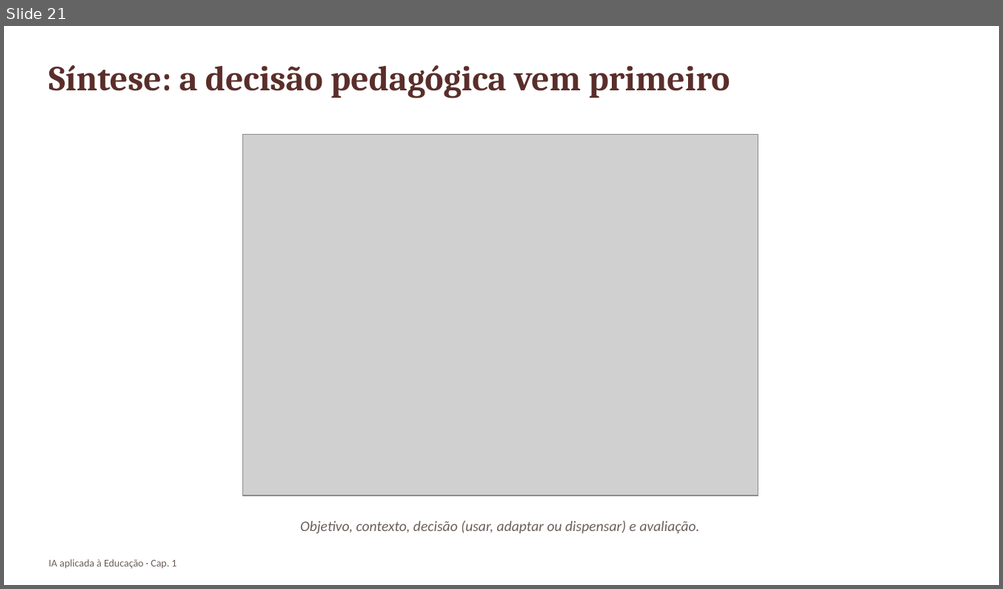
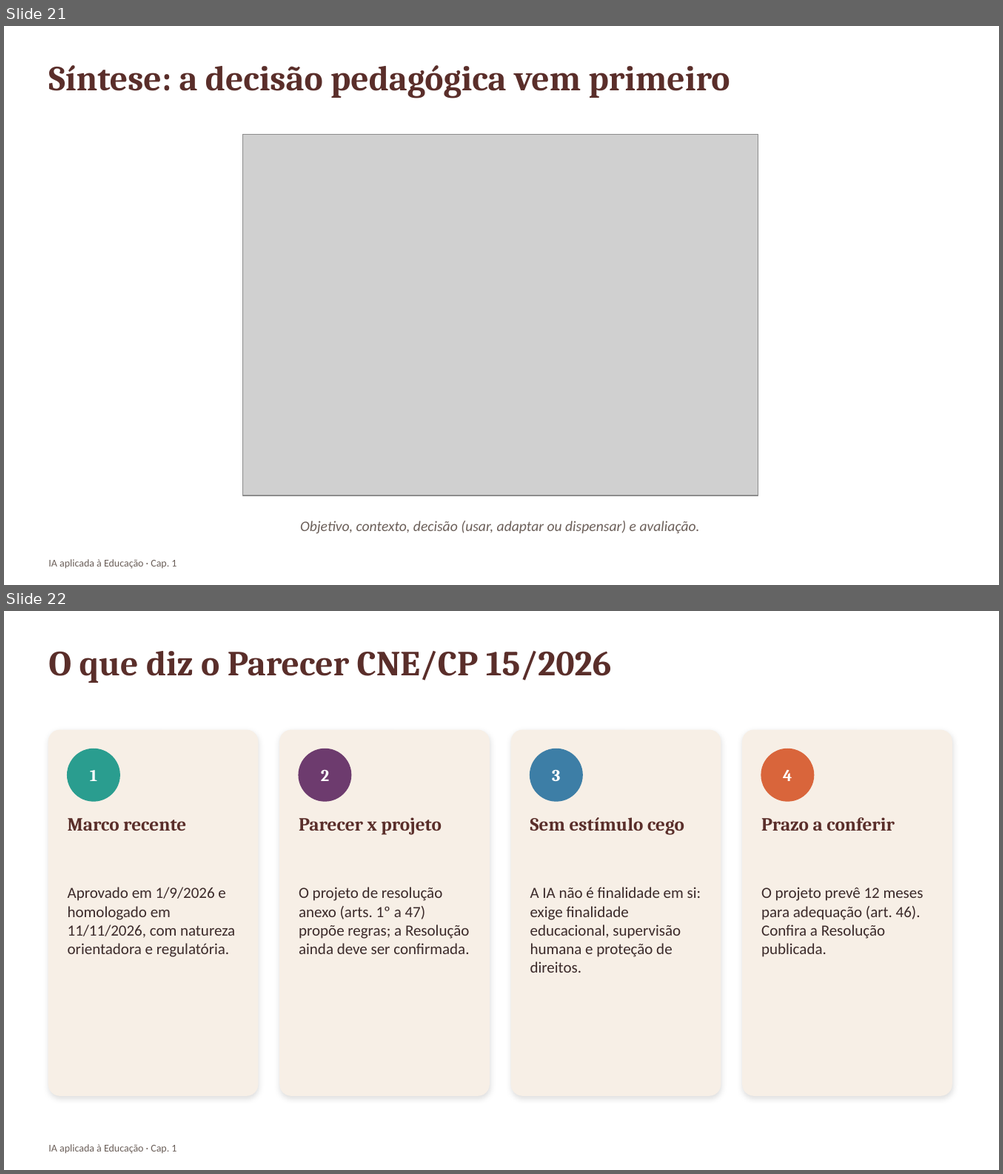
Before and after one commit to arakenmedeiros/claude, a slide deck: livro_ia_educacao/saida/pptx/Cap01_slides.pptx. Shown one above the other, each under a label of ours: slide 21 before the commit, slides 21 and 22 after it. The pictures are 1003x589 and 1003x1174 pixels, drawn with LibreOffice and Linux fonts; fonts in the diff are those of the drawing; grey boxes stand for pictures. Boxes give left, top, right and bottom in pixels: in the first picture for what was removed or moved away, otherwise in the second. Text is boxed around its words. In the diff, an @@ line names an element or a change of style, - is before the commit and + after.

```diff
--- a/livro_ia_educacao/saida/pptx/Cap01_slides.pptx
+++ b/livro_ia_educacao/saida/pptx/Cap01_slides.pptx
@@ slide 22 added at bbox=[4, 611, 999, 1170], background #FFFFFF @@
@@ text added at bbox=[48, 651, 612, 683], 34 pt, text #5A2E2A, bold @@
+O que diz o Parecer CNE/CP 15/2026
@@ rounded rectangle added at bbox=[48, 730, 258, 1096], fill #F7EFE6, outline #F7EFE6 1 pt @@
@@ rounded rectangle added at bbox=[280, 730, 489, 1096], fill #F7EFE6, outline #F7EFE6 1 pt @@
@@ rounded rectangle added at bbox=[512, 730, 720, 1096], fill #F7EFE6, outline #F7EFE6 1 pt @@
@@ rounded rectangle added at bbox=[743, 730, 951, 1096], fill #F7EFE6, outline #F7EFE6 1 pt @@
@@ ellipse added at bbox=[68, 749, 119, 801], fill #2A9D8F, outline #2A9D8F 1 pt @@
@@ ellipse added at bbox=[299, 749, 351, 801], fill #6D3B6E, outline #6D3B6E 1 pt @@
@@ ellipse added at bbox=[530, 749, 582, 801], fill #3D7EA6, outline #3D7EA6 1 pt @@
@@ ellipse added at bbox=[761, 749, 814, 801], fill #D9653B, outline #D9653B 1 pt @@
@@ text added at bbox=[90, 770, 97, 781], 16 pt, text #FFFFFF, bold @@
+1
@@ text added at bbox=[321, 770, 329, 781], 16 pt, text #FFFFFF, bold @@
+2
@@ text added at bbox=[552, 770, 560, 781], 16 pt, text #FFFFFF, bold @@
+3
@@ text added at bbox=[782, 770, 791, 781], 16 pt, text #FFFFFF, bold @@
+4
@@ text added at bbox=[68, 818, 186, 831], 18 pt, text #5A2E2A, bold @@
+Marco recente
@@ text added at bbox=[299, 817, 441, 835], 18 pt, text #5A2E2A, bold @@
+Parecer x projeto
@@ text added at bbox=[530, 817, 684, 835], 18 pt, text #5A2E2A, bold @@
+Sem estímulo cego
@@ text added at bbox=[761, 817, 894, 831], 18 pt, text #5A2E2A, bold @@
+Prazo a conferir
@@ text added at bbox=[68, 887, 235, 957], 15 pt, text #3B2A2A @@
+Aprovado em 1/9/2026 e homologado em 11/11/2026, com natureza orientadora e regulatória.
@@ text added at bbox=[299, 887, 469, 954], 15 pt, text #3B2A2A @@
+O projeto de resolução anexo (arts. 1º a 47) propõe regras; a Resolução ainda deve ser confirmada.
@@ text added at bbox=[530, 887, 701, 973], 15 pt, text #3B2A2A @@
+A IA não é finalidade em si: exige finalidade educacional, supervisão humana e proteção de direitos.
@@ text added at bbox=[761, 887, 923, 957], 15 pt, text #3B2A2A @@
+O projeto prevê 12 meses para adequação (art. 46). Confira a Resolução publicada.
@@ text added at bbox=[48, 1145, 176, 1154], 10 pt, text #6B5F59 @@
+IA aplicada à Educação · Cap. 1
```
Also in this commit, not shown: 35 other files.
